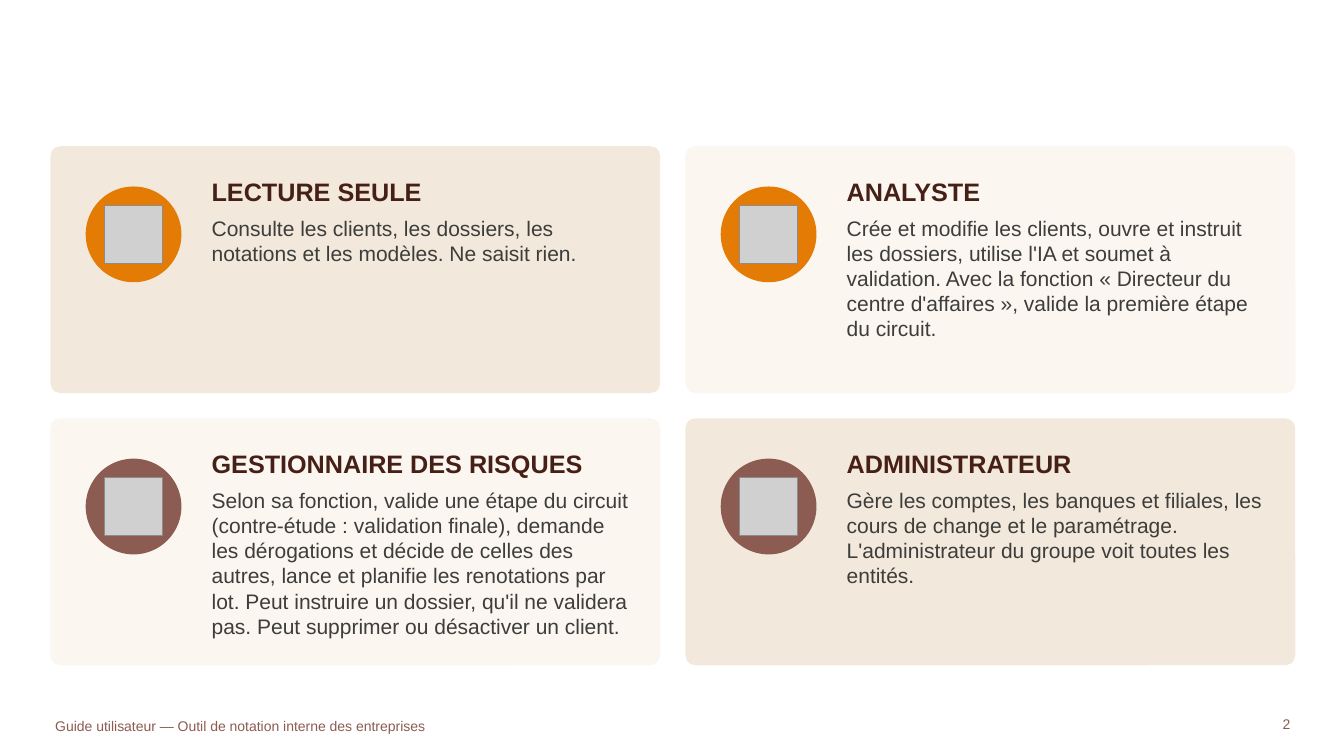
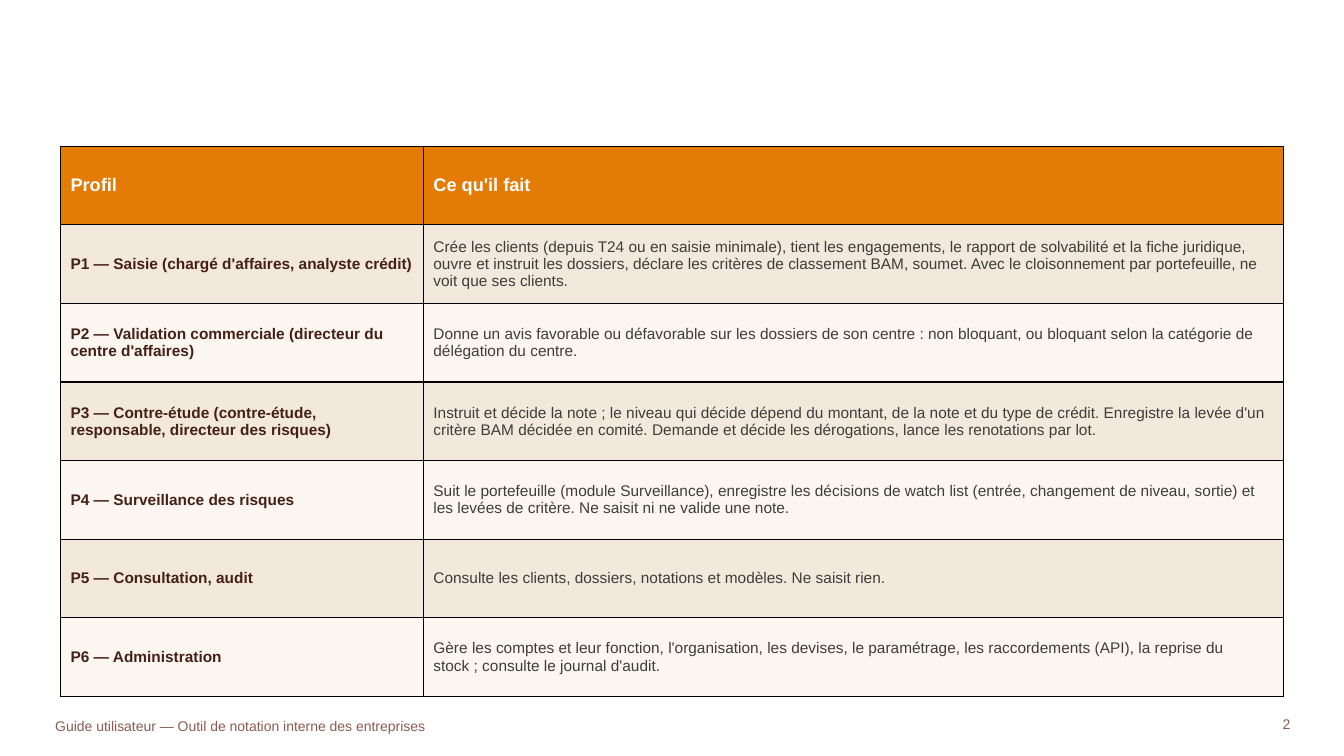
Before and after one commit to tariqeddoumi/Entreprise-scoring-cl, a slide deck: slide 2 of docs/guides/Guide_utilisateur_outil_notation.pptx. Drawn at 1344x756 pixels with LibreOffice and Linux fonts; fonts in the diff are those of the drawing; grey boxes stand for pictures; background and template pictures are left out. Boxes give left, top, right and bottom in pixels: in the first picture for what was removed or moved away, otherwise in the second. Text is boxed around its words. In the diff, an @@ line names an element or a change of style, - is before the commit and + after.

```diff
--- a/docs/guides/Guide_utilisateur_outil_notation.pptx
+++ b/docs/guides/Guide_utilisateur_outil_notation.pptx
@@ rounded rectangle removed at (50,146,660,393) @@
@@ table added at (60,146,1284,697), 7 rows, 2 columns @@
+Profil | Ce qu'il fait
+P1 — Saisie (chargé d'affaires, analyste crédit) | Crée les clients (depuis T24 ou en saisie minimale), tient les engagements, le rapport de solvabilité et la fiche juridique, ouvre et instruit les dossiers, déclare les critères de classement BAM, soumet. Avec le cloisonnement par portefeuille, ne voit que ses clients.
+P2 — Validation commerciale (directeur du centre d'affaires) | Donne un avis favorable ou défavorable sur les dossiers de son centre : non bloquant, ou bloquant selon la catégorie de délégation du centre.
+P3 — Contre-étude (contre-étude, responsable, directeur des risques) | Instruit et décide la note ; le niveau qui décide dépend du montant, de la note et du type de crédit. Enregistre la levée d'un critère BAM décidée en comité. Demande et décide les dérogations, lance les renotations par lot.
+P4 — Surveillance des risques | Suit le portefeuille (module Surveillance), enregistre les décisions de watch list (entrée, changement de niveau, sortie) et les levées de critère. Ne saisit ni ne valide une note.
+P5 — Consultation, audit | Consulte les clients, dossiers, notations et modèles. Ne saisit rien.
+P6 — Administration | Gère les comptes et leur fonction, l'organisation, les devises, le paramétrage, les raccordements (API), la reprise du stock ; consulte le journal d'audit.
@@ rounded rectangle removed at (686,146,1296,393) @@
@@ ellipse removed at (86,187,181,282) @@
@@ picture removed at (105,206,162,263) @@
@@ text removed at (212,183,577,261) @@
-LECTURE SEULE
-Consulte les clients, les dossiers, les notations et les modèles. Ne saisit rien.
@@ ellipse removed at (721,187,817,282) @@
@@ picture removed at (740,206,798,263) @@
@@ text removed at (847,183,1248,336) @@
-ANALYSTE
-Crée et modifie les clients, ouvre et instruit les dossiers, utilise l'IA et soumet à validation. Avec la fonction « Directeur du centre d'affaires », valide la première étape du circuit.
@@ rounded rectangle removed at (50,418,660,665) @@
@@ rounded rectangle removed at (686,418,1296,665) @@
@@ ellipse removed at (86,459,181,555) @@
@@ picture removed at (105,478,162,535) @@
@@ text removed at (212,455,628,638) @@
-GESTIONNAIRE DES RISQUES
-Selon sa fonction, valide une étape du circuit (contre-étude : validation finale), demande les dérogations et décide de celles des autres, lance et planifie les renotations par lot. Peut instruire un dossier, qu'il ne validera pas. Peut supprimer ou désactiver un client.
@@ ellipse removed at (721,459,817,555) @@
@@ picture removed at (740,478,798,535) @@
@@ text removed at (847,455,1262,583) @@
-ADMINISTRATEUR
-Gère les comptes, les banques et filiales, les cours de change et le paramétrage. L'administrateur du groupe voit toutes les entités.
```
Also in this commit, not shown: 14 other slides changed, 24 slides added, 1 other file.
